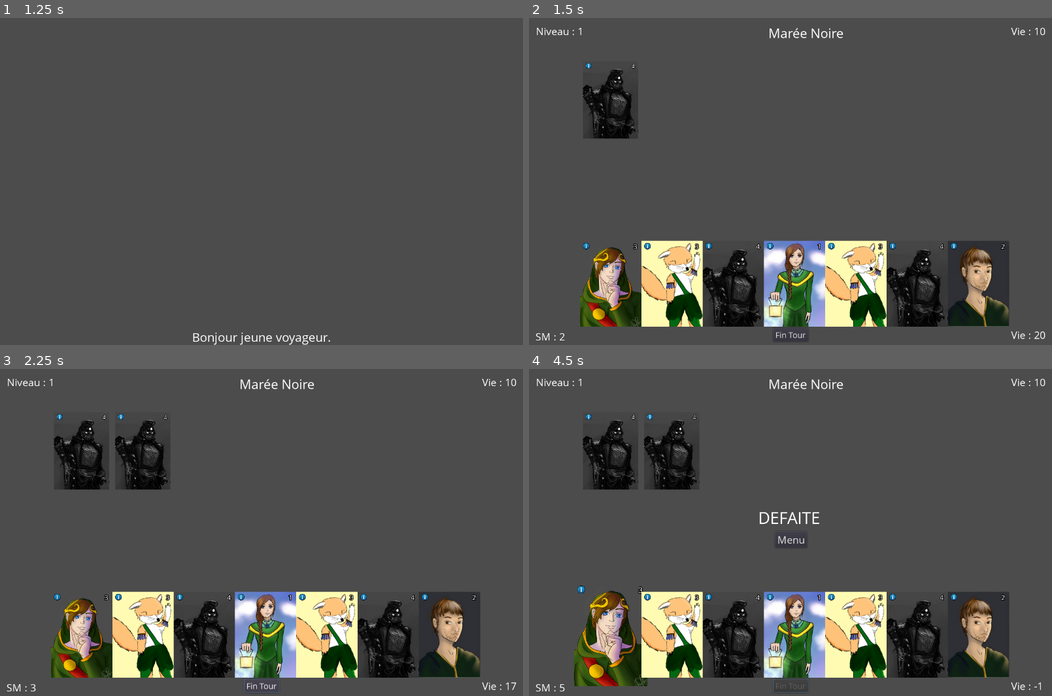
Above: before the commit, frames 1-4 (two rows, left to right).
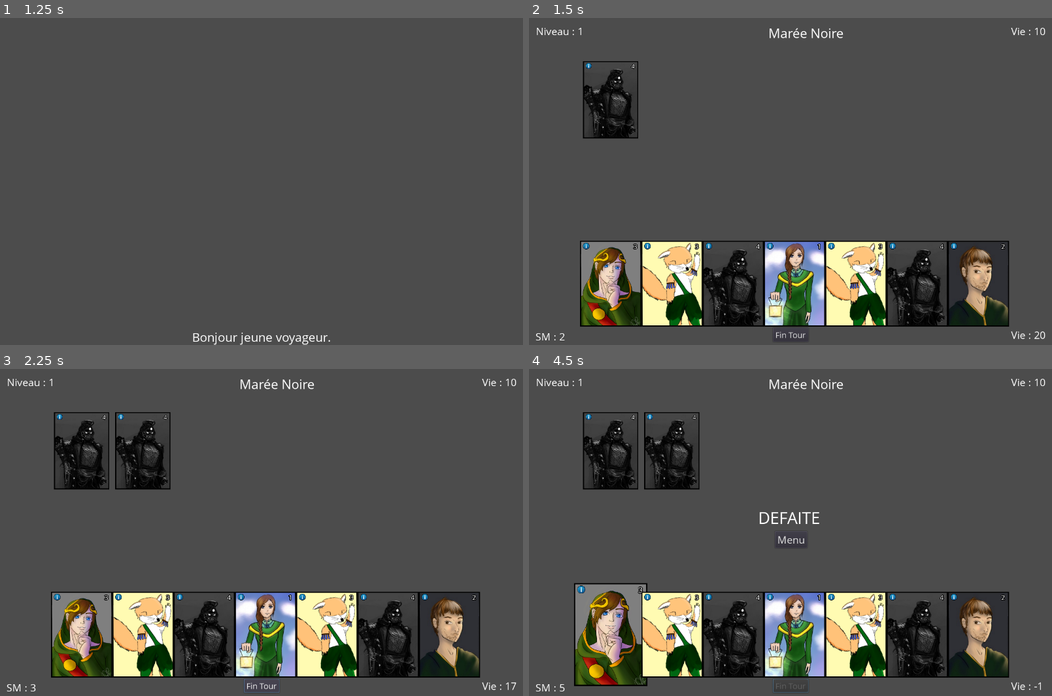
Above: after the commit, the same moments.

Repository: AlexisHuvier/HerobrineCardGame
Game: Godot game, scene res://Scenes/Main.tscn
Two runs of this game, one before a commit and one after it. Both use one fixed random seed, a clock stepped at 60 frames per second and the inputs below.
Inputs (mouse positions are in pixels of both pictures, inside the frame that each line leads up to):
- Up to frame 1 (1.25 s): click "Jouer" at 0.5 s
- Up to frame 2 (1.5 s): tap Enter (ui_accept) at 1.25 s; move the mouse to (905, 165) at 1.27 s; click (905, 165) at 1.42 s
- Up to frame 3 (2.25 s): tap Enter (ui_accept) at 1.52 s; click "Fin Tour" at 2 s
- Up to frame 4 (4.5 s): click "Fin Tour" at 2.75 s; click "Fin Tour" at 3.5 s; tap Enter (ui_accept) at 4.25 s; move the mouse to (612, 633) at 4.27 s; click (612, 633) at 4.42 s

Frame 1 is identical in both runs. In frame 2, 2.3% of the frame differs, in the area x 9-92%, y 13-95%; in frame 3, 2.4%; in frame 4, 2.7%, in the area x 8-92%, y 13-97%.

Commit message:
Change render of card

Diff:
--- a/Scenes/Card.tscn
+++ b/Scenes/Card.tscn
@@ -1,8 +1,9 @@
-[gd_scene load_steps=10 format=2]
+[gd_scene load_steps=9 format=2]
 
 [ext_resource path="res://Scripts/Card.gd" type="Script" id=1]
-[ext_resource path="res://Assets/images/basic_card.png" type="Texture" id=2]
+[ext_resource path="res://Assets/Images/basic_card.png" type="Texture" id=2]
 [ext_resource path="res://Assets/images/card_info_button.png" type="Texture" id=3]
+[ext_resource path="res://Assets/Images/back_card.png" type="Texture" id=4]
 
 [sub_resource type="RectangleShape2D" id=1]
 extents = Vector2( 144, 208 )
@@ -14,19 +15,10 @@
 font_path = "res://Assets/OpenSans-Regular.ttf"
 
 [sub_resource type="DynamicFont" id=6]
-size = 30
+size = 32
 outline_size = 3
 outline_color = Color( 0, 0, 0, 1 )
 font_data = SubResource( 5 )
-
-[sub_resource type="DynamicFontData" id=3]
-font_path = "res://Assets/OpenSans-Regular.ttf"
-
-[sub_resource type="DynamicFont" id=4]
-size = 32
-outline_size = 3
-outline_color = Color( 0, 0, 0, 1 )
-font_data = SubResource( 3 )
 
 [node name="Card" type="Node2D"]
 position = Vector2( 392, 296 )
@@ -35,6 +27,11 @@
 "_edit_group_": true
 }
 card = "aehrin"
+
+[node name="BackSprite" type="Sprite" parent="."]
+texture = ExtResource( 4 )
+
+[node name="SpriteCard" type="Sprite" parent="."]
 
 [node name="Sprite" type="Sprite" parent="."]
 texture = ExtResource( 2 )
@@ -61,25 +58,12 @@
 [node name="InfoButtonCollisionShape2D" type="CollisionShape2D" parent="Sprite/InfoButtonSprite/InfoButtonArea2D"]
 shape = SubResource( 2 )
 
-[node name="Title" type="Label" parent="."]
-margin_left = -57.0
-margin_top = -201.0
-margin_right = 74.9998
-margin_bottom = -159.0
-custom_fonts/font = SubResource( 6 )
-text = "Name"
-align = 1
-autowrap = true
-__meta__ = {
-"_edit_use_anchors_": false
-}
-
 [node name="Label" type="Label" parent="."]
 margin_left = 112.0
 margin_top = -205.0
 margin_right = 152.0
 margin_bottom = -160.0
-custom_fonts/font = SubResource( 4 )
+custom_fonts/font = SubResource( 6 )
 text = "X"
 __meta__ = {
 "_edit_use_anchors_": false
--- a/Scripts/Card.gd
+++ b/Scripts/Card.gd
@@ -16,10 +16,7 @@
 	save_info_button_scale = get_node("Sprite/InfoButtonSprite").get_scale()
 	card_json = load_card(card)
 	if card_json != null:
-		if !(load_texture()):
-			get_node("Title").set_text(card_json["name"])
-		else:
-			get_node("Title").set_text("")
+		load_texture()
 		get_node("Label").set_text(str(card_json["SM"]))
 
 func load_card(name): #load data from JSON
@@ -46,7 +43,7 @@
 			push_error("[Error] Opening File failed (" + image_path + ")")
 			get_tree().quit()
 		else:
-			get_node("Sprite").set_texture(texture)
+			get_node("SpriteCard").set_texture(texture)
 			return 1
 	return 0
 
Binary file added: Assets/images/back_card.png
Binary file changed: Assets/images/basic_card.png
